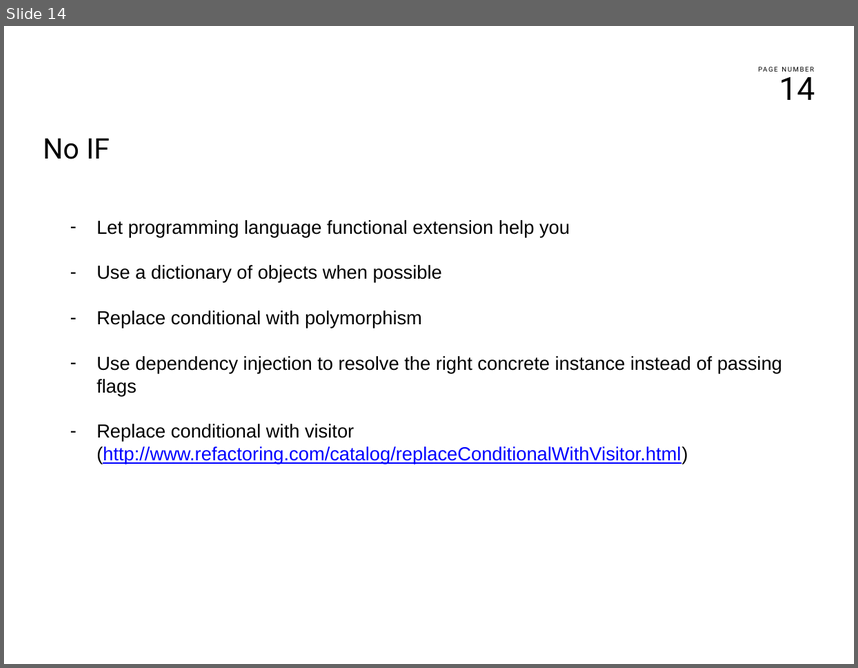
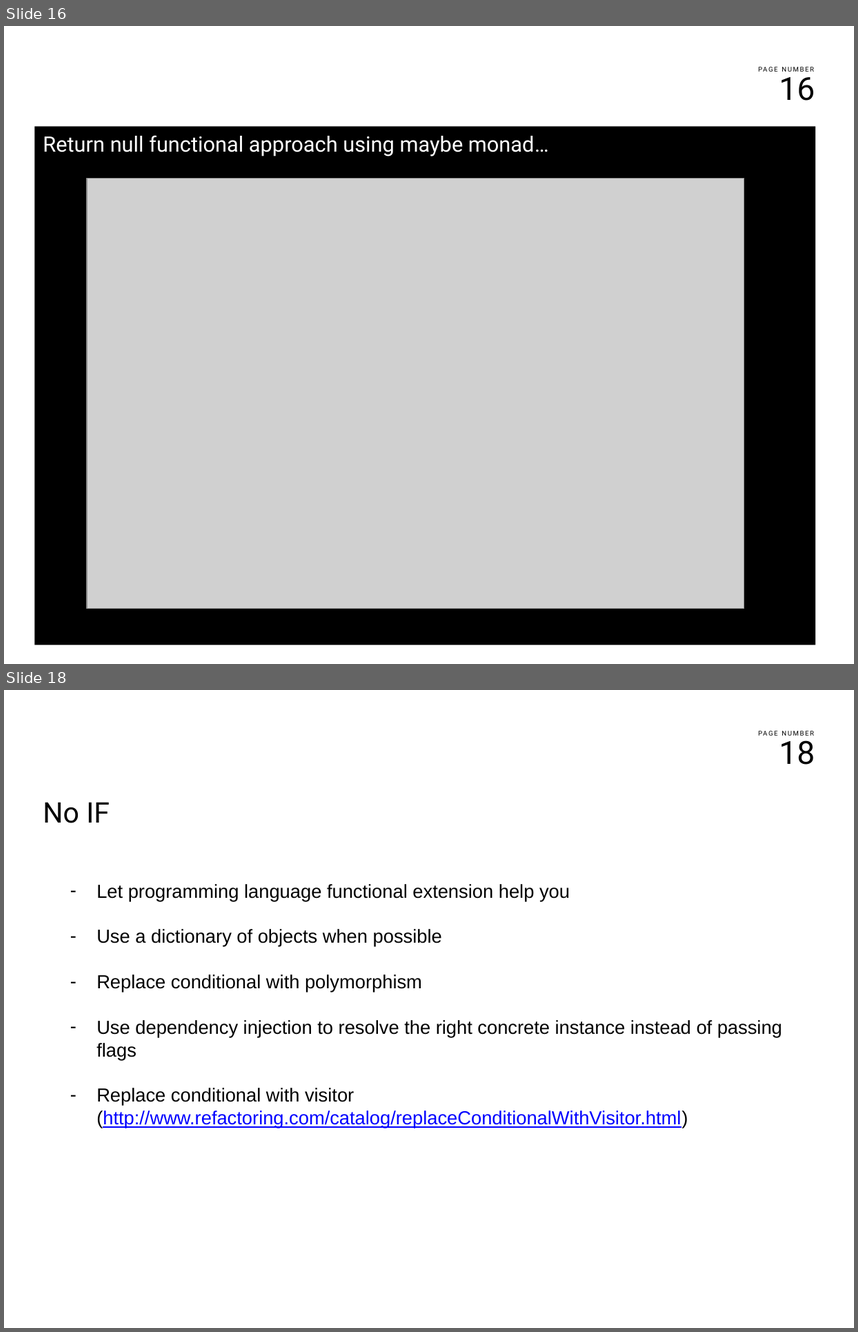
Before and after one commit to kentoo/NoIF, a slide deck: docs/noif.pptx. Shown one above the other, each under a label of ours: slide 14 before the commit, slides 16 and 18 after it; the slides between them are not shown. The pictures are 858x668 and 858x1332 pixels, drawn with LibreOffice and Linux fonts; fonts in the diff are those of the drawing; grey boxes stand for pictures; background and template pictures are left out. Boxes give left, top, right and bottom in pixels: in the first picture for what was removed or moved away, otherwise in the second. Text is boxed around its words. In the diff, an @@ line names an element or a change of style, - is before the commit and + after.

Commit message:
adding maybe monad for return null.

```diff
--- a/docs/noif.pptx
+++ b/docs/noif.pptx
@@ slide 16 added at (x1=4, y1=26, x2=854, y2=664), background #FFFFFF; not listed: 2 template elements that a slide beside it also shows @@
@@ text added at (x1=34, y1=126, x2=816, y2=645), fill #000000, 18 pt, text #FFFFFF @@
+Return null functional approach using maybe monad…
@@ picture added at (x1=87, y1=178, x2=744, y2=608) @@
@@ what was slide 14 is now slide 18 @@
@@ page number at (x1=779, y1=735, x2=815, y2=765): text changed @@
-14
+18
```
Also in this commit, not shown: 1 slide changed, 3 other slides added, 5 other files.
